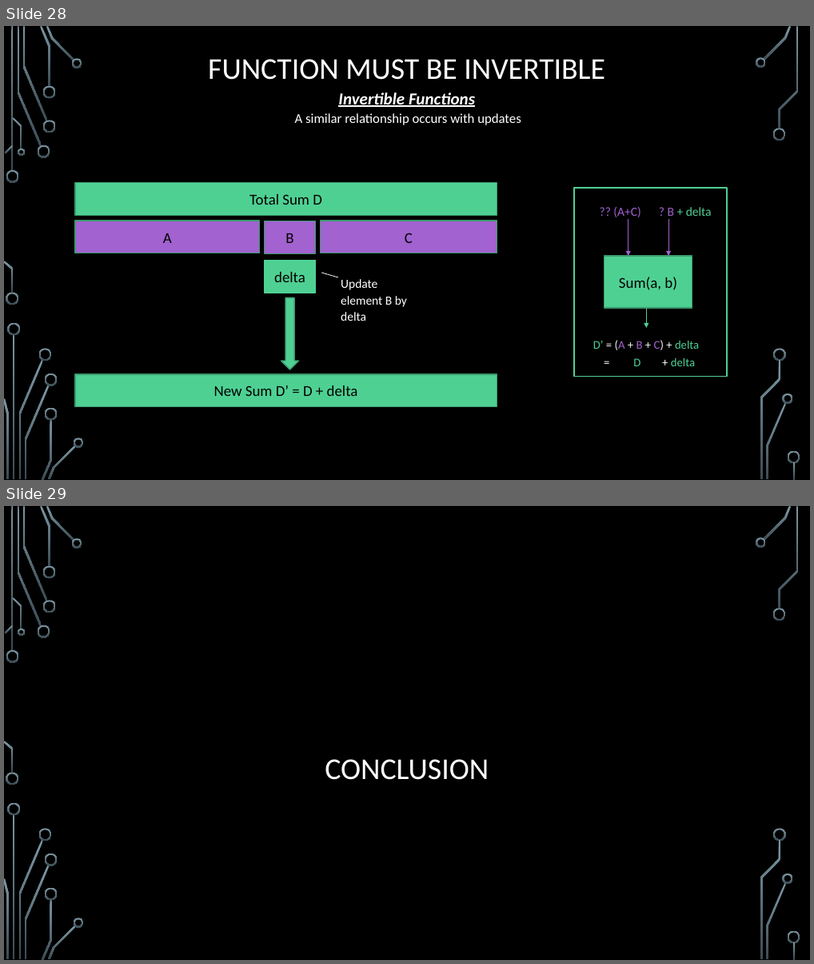
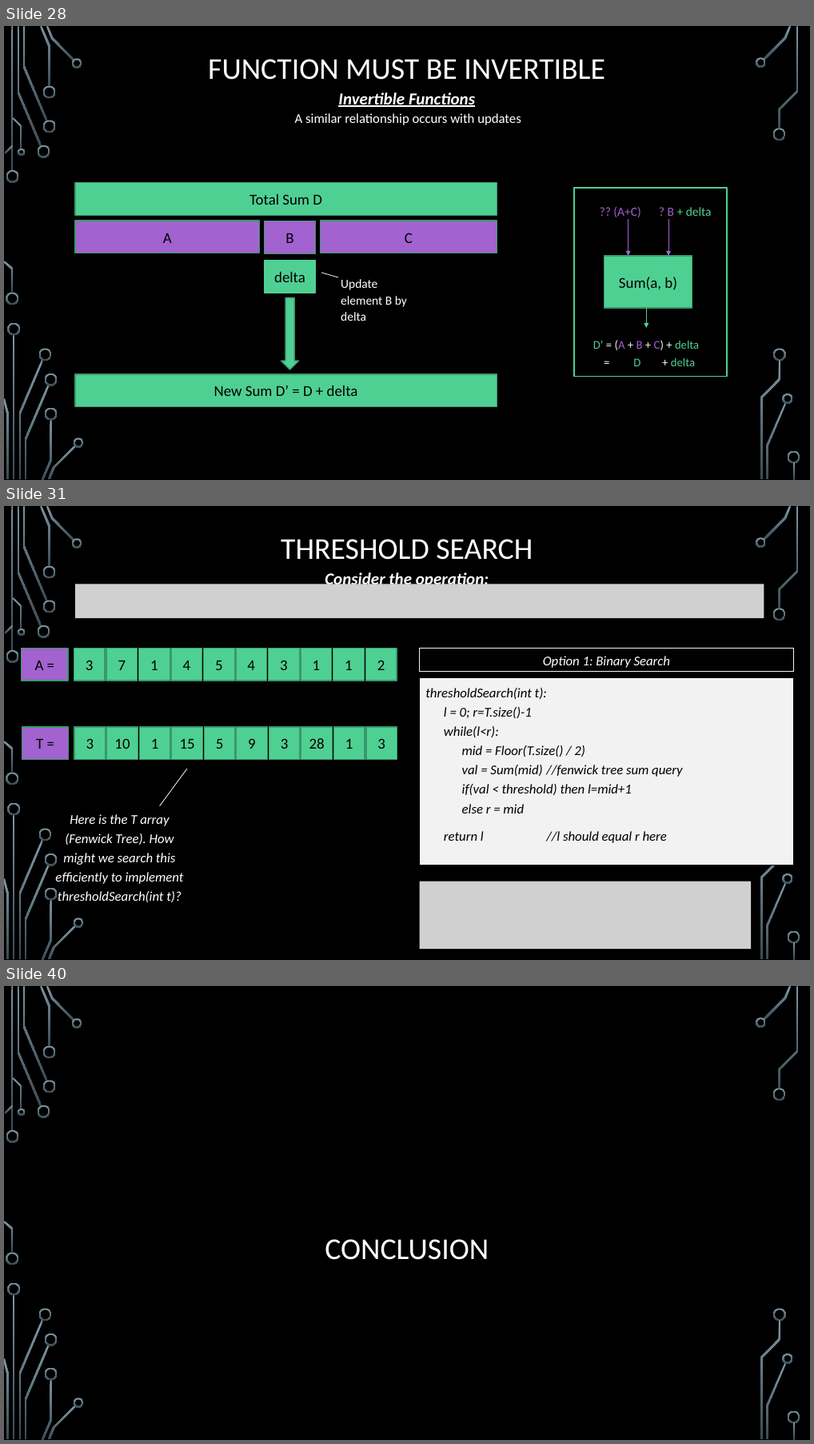
Before and after one commit to janiceeguo/advAlgo, a slide deck: slides/Trees-FenwickTrees.pptx. Shown one above the other, each under a label of ours: slides 28 and 29 before the commit, slides 28, 31 and 40 after it; the slides between them are not shown. The pictures are 814x964 and 814x1444 pixels, drawn with LibreOffice and Linux fonts; fonts in the diff are those of the drawing; grey boxes stand for pictures; background and template pictures are left out. Boxes give left, top, right and bottom in pixels: in the first picture for what was removed or moved away, otherwise in the second. Text is boxed around its words. In the diff, an @@ line names an element or a change of style, - is before the commit and + after.

Commit message:
added fen tree slides

```diff
--- a/slides/Trees-FenwickTrees.pptx
+++ b/slides/Trees-FenwickTrees.pptx
@@ slide 31 added at box(4, 506, 810, 960), background picture (left out); not listed: 35 template elements that a slide beside it also shows @@
@@ title added at box(281, 539, 533, 560), 36 pt, text #FFFFFF @@
+THRESHOLD SEARCH
@@ text added at box(325, 570, 489, 589), 20 pt, text #FFFFFF, bold, italic, underline @@
+Consider the operation:
@@ picture added at box(75, 584, 765, 619) @@
@@ rectangle added at box(22, 648, 68, 681), fill #A262D0, outline #3A9A6D 1.25 pt, 18 pt, text #000000 @@
+A =
@@ group added at box(74, 648, 397, 681): 10 rectangles @@
+3
+7
+1
+4
+5
+4
+3
+1
+1
+2
@@ rectangle added at box(420, 648, 794, 672), outline #F2F2F2 0.75 pt, 16 pt, text #FFFFFF, italic @@
+Option 1: Binary Search
@@ rectangle added at box(420, 678, 794, 864), fill #F2F2F2, outline #000000 0.75 pt, 16 pt, text #000000, italic @@
+thresholdSearch(int t):
+l = 0; r=T.size()-1
+while(l<r):
+mid = Floor(T.size() / 2)
+val = Sum(mid) //fenwick tree sum query
+if(val < threshold) then l=mid+1
+else r = mid
+return l //l should equal r here
@@ rectangle added at box(22, 727, 69, 760), fill #A262D0, outline #3A9A6D 1.25 pt, 18 pt, text #000000 @@
+T =
@@ group added at box(74, 727, 398, 760): 10 rectangles @@
+3
+10
+1
+15
+5
+9
+3
+28
+1
+3
@@ line added from (187, 768) to (159, 806), #FFFFFF 0.75 pt @@
@@ text added at box(55, 814, 184, 902), 16 pt, text #FFFFFF, italic @@
+Here is the T array (Fenwick Tree). How might we search this efficiently to implement thresholdSearch(int t)?
@@ picture added at box(420, 881, 751, 949) @@
@@ what was slide 29 is now slide 40 @@
```
Also in this commit, not shown: 10 other slides added.
